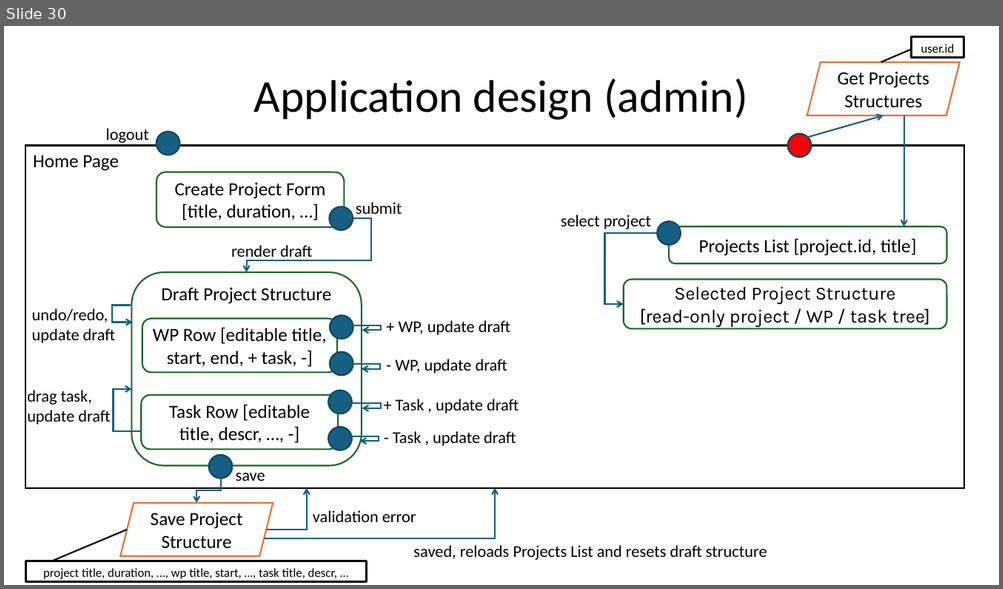
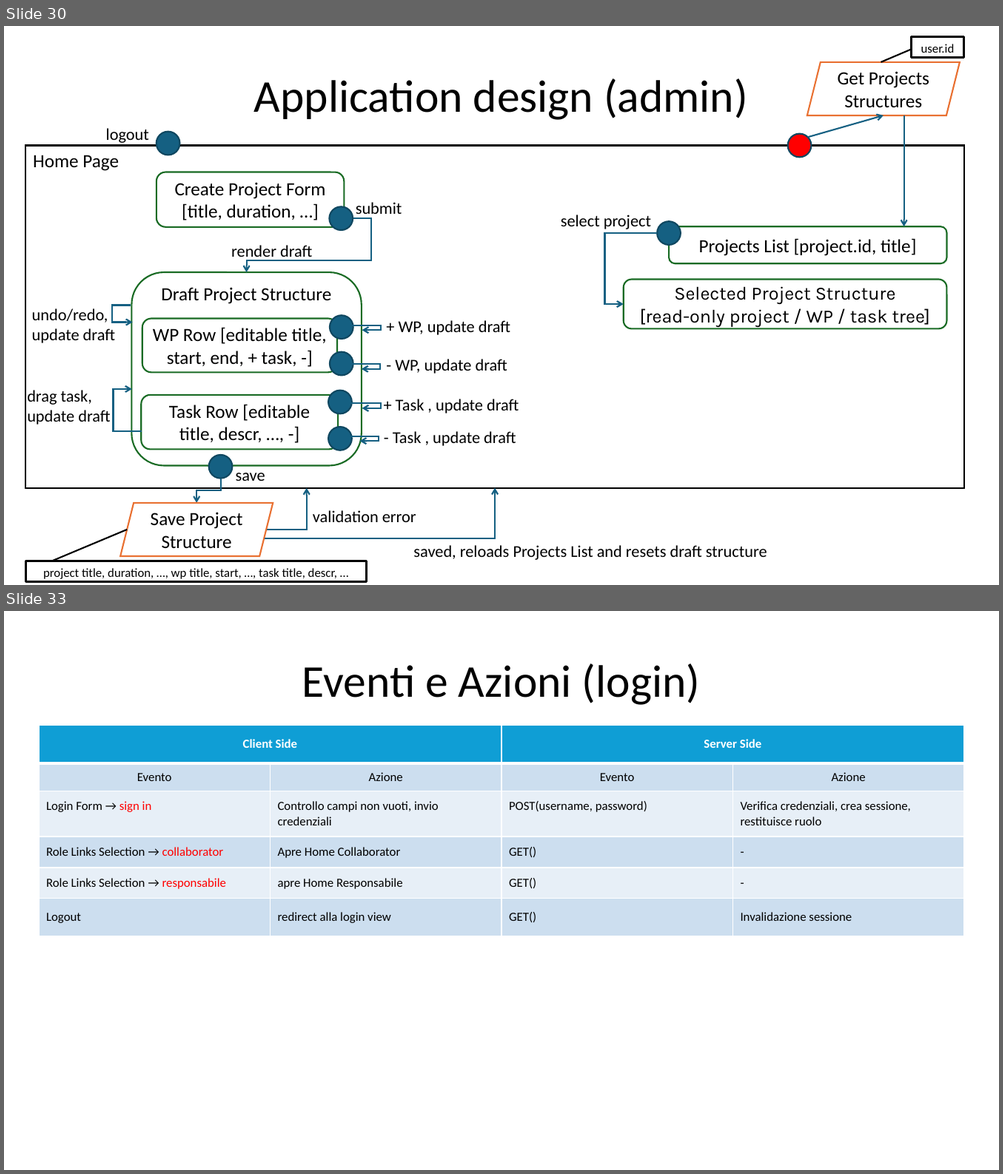
Before and after one commit to gilbertobrambilla/tiw-2026-html, a slide deck: docs/TIW_documentazione.pptx. Shown one above the other, each under a label of ours: slide 30 before the commit, slides 30 and 33 after it; the slides between them are not shown. The pictures are 1003x589 and 1003x1174 pixels, drawn with LibreOffice and Linux fonts; fonts in the diff are those of the drawing. Boxes give left, top, right and bottom in pixels: in the first picture for what was removed or moved away, otherwise in the second. Text is boxed around its words. In the diff, an @@ line names an element or a change of style, - is before the commit and + after.

```diff
--- a/docs/TIW_documentazione.pptx
+++ b/docs/TIW_documentazione.pptx
@@ slide 33 added at (4, 611, 999, 1170), background #FFFFFF @@
@@ text added at (302, 664, 700, 705), 44 pt, text #000000 @@
+Eventi e Azioni (login)
@@ table added at (39, 725, 965, 936), 6 rows, 4 columns @@
+Client Side |  | Server Side | 
+Evento | Azione | Evento | Azione
+Login Form → sign in | Controllo campi non vuoti, invio credenziali | POST(username, password) | Verifica credenziali, crea sessione, restituisce ruolo
+Role Links Selection → collaborator | Apre Home Collaborator | GET() | -
+Role Links Selection → responsabile | apre Home Responsabile | GET() | -
+Logout | redirect alla login view | GET() | Invalidazione sessione
```
Also in this commit, not shown: 2 slides changed, 3 other slides added, 2 slides removed.
